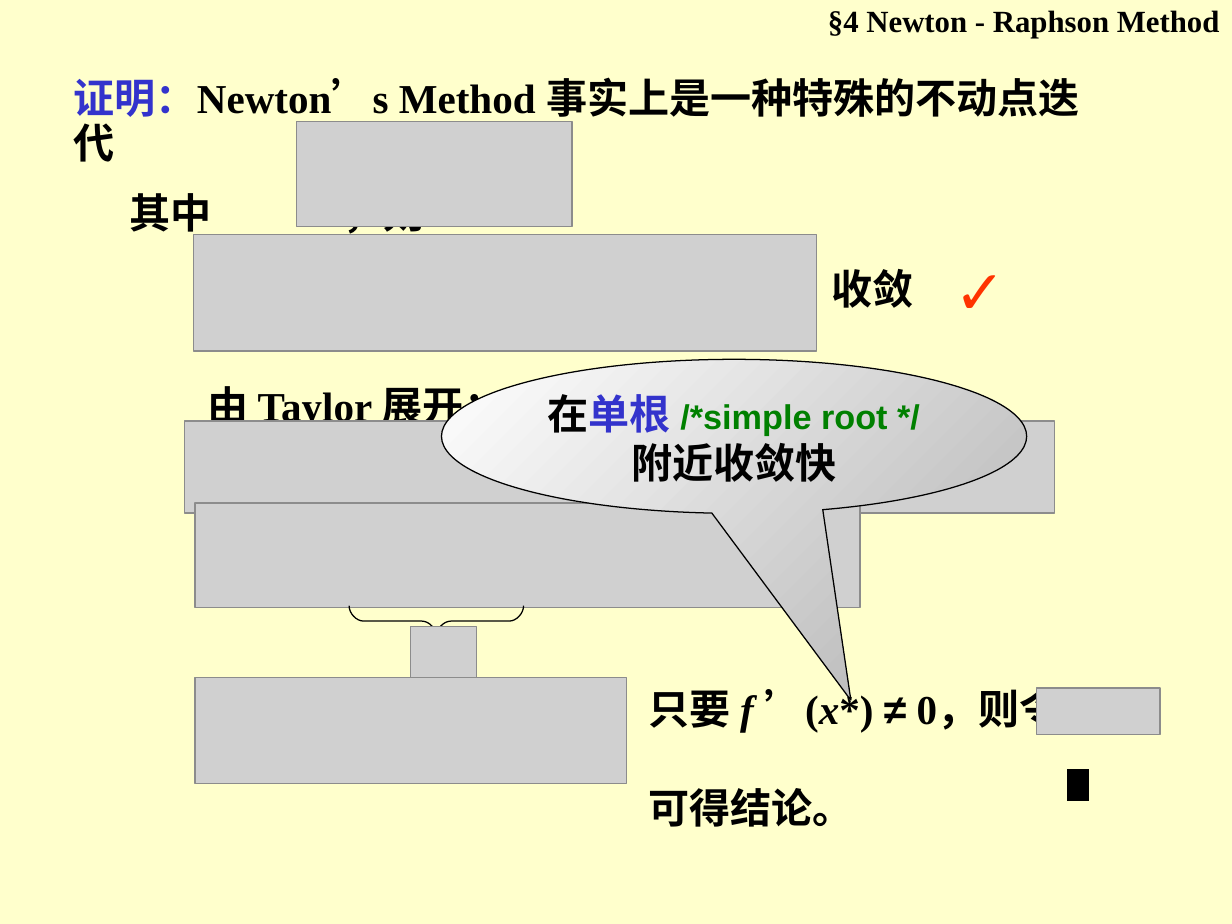
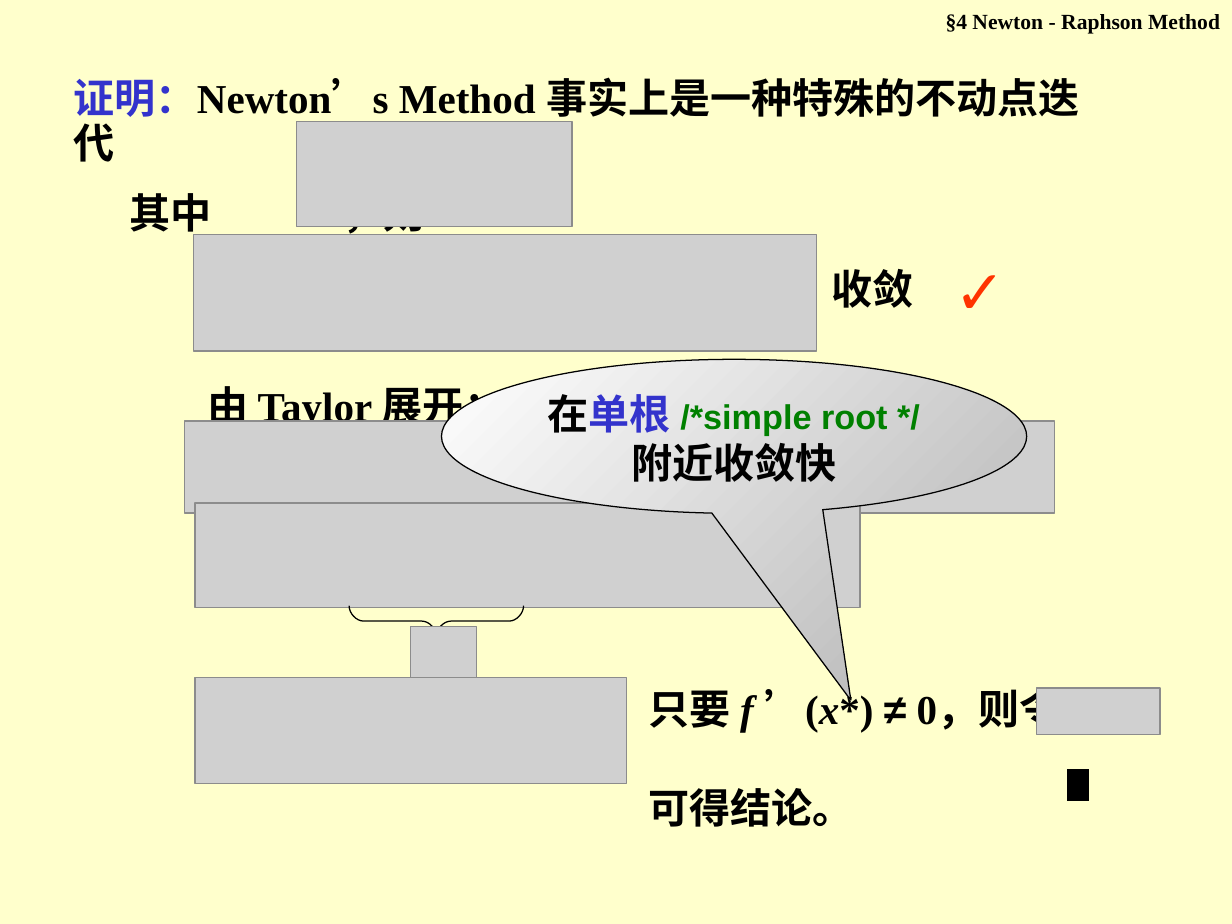
Before and after one commit to shidangda/Advanced-Engineering-Mathematics, a slide deck: slide 4 of NA007b方程求根.ppt. Drawn at 1232x924 pixels with LibreOffice and Linux fonts; fonts in the diff are those of the drawing; grey boxes stand for pictures. Boxes give left, top, right and bottom in pixels: in the first picture for what was removed or moved away, otherwise in the second. Text is boxed around its words. In the diff, an @@ line names an element or a change of style, - is before the commit and + after.

```diff
--- a/NA007b方程求根.ppt
+++ b/NA007b方程求根.ppt
@@ text "§4 Newton - Raphson Method" at bbox=[946, 14, 1220, 34]: size 18 to 12.6 pt @@
```
Also in this commit, not shown: 13 other slides changed, 1 other file.
